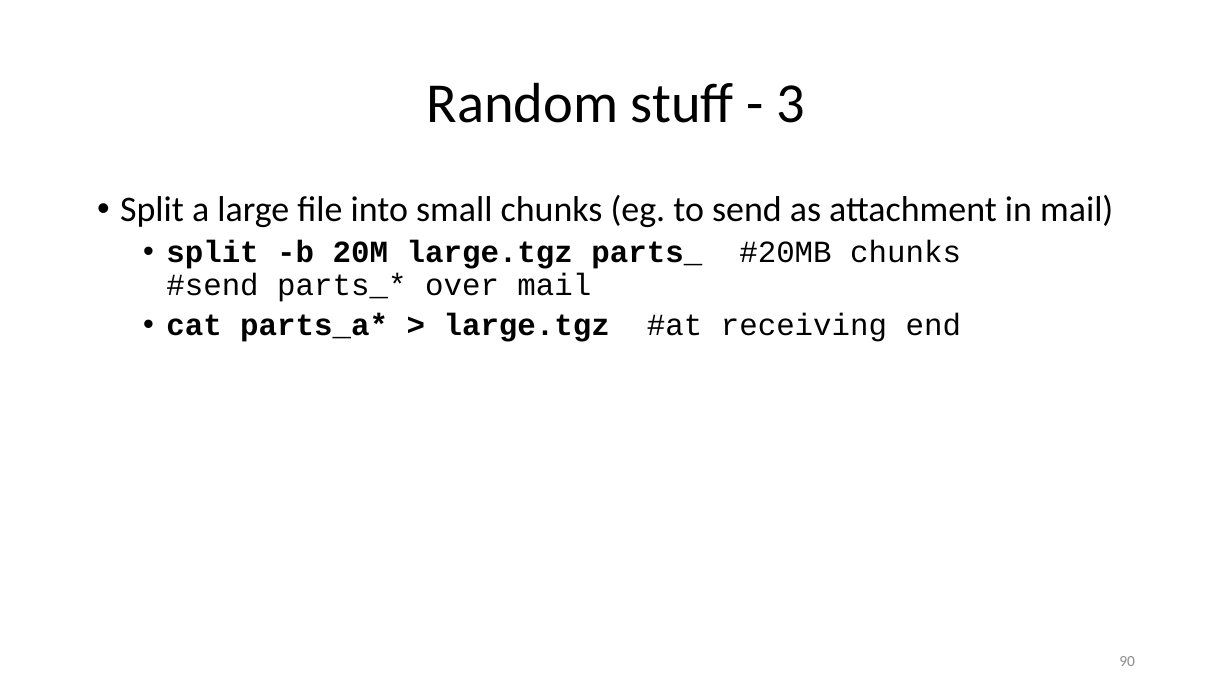
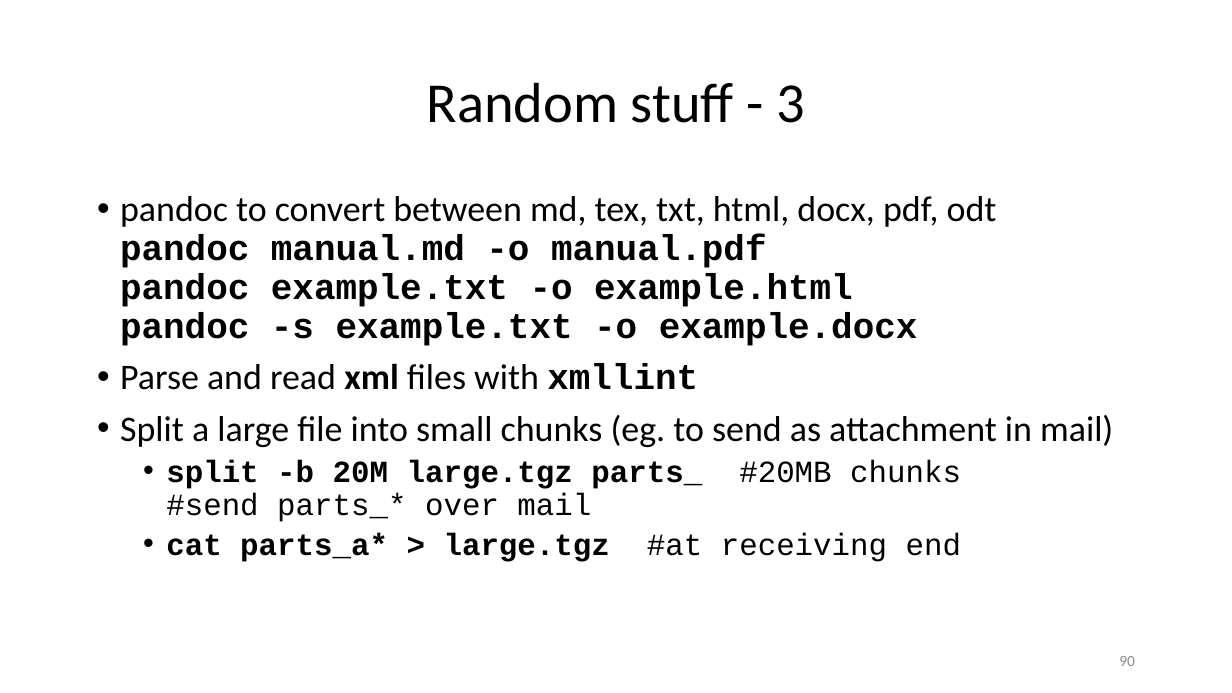
Before and after one commit to ketancmaheshwari/lisa19, a slide deck: slide 90 of lpt_LISA.pptx. Drawn at 1232x693 pixels with LibreOffice and Linux fonts; fonts in the diff are those of the drawing. Boxes give left, top, right and bottom in pixels: in the first picture for what was removed or moved away, otherwise in the second. Text is boxed around its words. In the diff, an @@ line names an element or a change of style, - is before the commit and + after.

Commit message:
updated links and added about pandoc

```diff
--- a/lpt_LISA.pptx
+++ b/lpt_LISA.pptx
@@ text at (x1=120, y1=196, x2=997, y2=390): paragraphs added @@
+• pandoc to convert between md, tex, txt, html, docx, pdf, odt
+  pandoc manual.md -o manual.pdf
+  pandoc example.txt -o example.html
+  pandoc -s example.txt -o example.docx
+• Parse and read xml files with xmllint
```
Also in this commit, not shown: 1 other slide changed, 1 other file.
